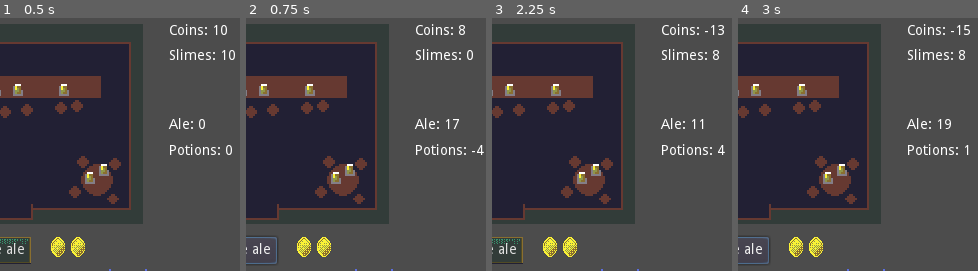
Above: before the commit, frames 1-4 (left to right).
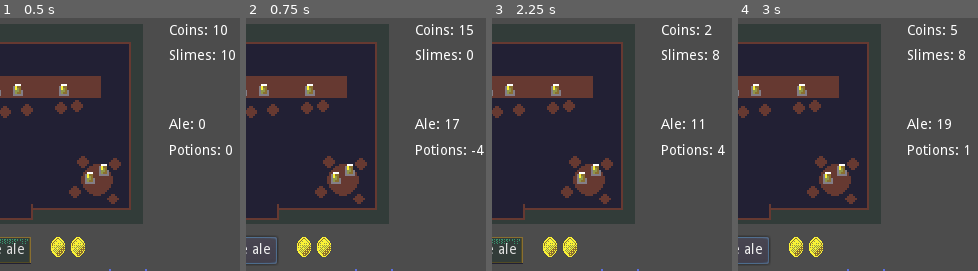
Above: after the commit, the same moments.

Repository: RoxT/InnKeeperUnlimited
Game: Godot game, scene res://World.tscn
Same seed, same stepped clock (60 frames per second), same inputs: the game is played once before the commit and once after it.
Inputs:
- Up to frame 1 (0.5 s): no input
- Up to frame 2 (0.75 s): click "Make ale" at 0.5 s
- Up to frame 3 (2.25 s): click "Make potions" at 1.25 s; click "Rest" at 2 s
- Up to frame 4 (3 s): click "Make ale" at 2.75 s
The pictures show only the part of the screen within x 12-62%, y 0-50%; the shares and areas given below are measured in that part.

Frame 1 is identical in both runs. In frame 2, 0.1% of the frame differs, in the area x 88-95%, y 2-7%; in frame 3, 0.2%; in frame 4, 0.2%, in the area x 88-97%, y 2-7%.

Commit message:
can sell for money

Diff:
--- a/project/World.gd
+++ b/project/World.gd
@@ -32,11 +32,13 @@
 	#Random int of ale drank most likely the number of patrons, min 0
 	var ale_drank = max(0, round (rng.randfn(patrons, 3)))
 	ale -= ale_drank
+	coins += ale_drank
 	$today/Ale.text = "Ale drank: " + str(ale_drank)
 	adjust_children(ale_drank, $today/Ale/Pos, coin)
 	#Random int of potions bought most likely half number of patrons, min 0
 	var potions_bought = max(0, round (rng.randfn(round(patrons/2.0), 3)))
 	potions -= potions_bought
+	coins += potions_bought
 	$today/Potions.text = "Potions bought: " + str(potions_bought)
 	adjust_children(potions_bought, $today/Potions/Pos, coin)
 	#Random int of slimes returned most likely a third of the number of patrons, min 0
Not shown, changed: index.html
Not shown, changed: index.pck
